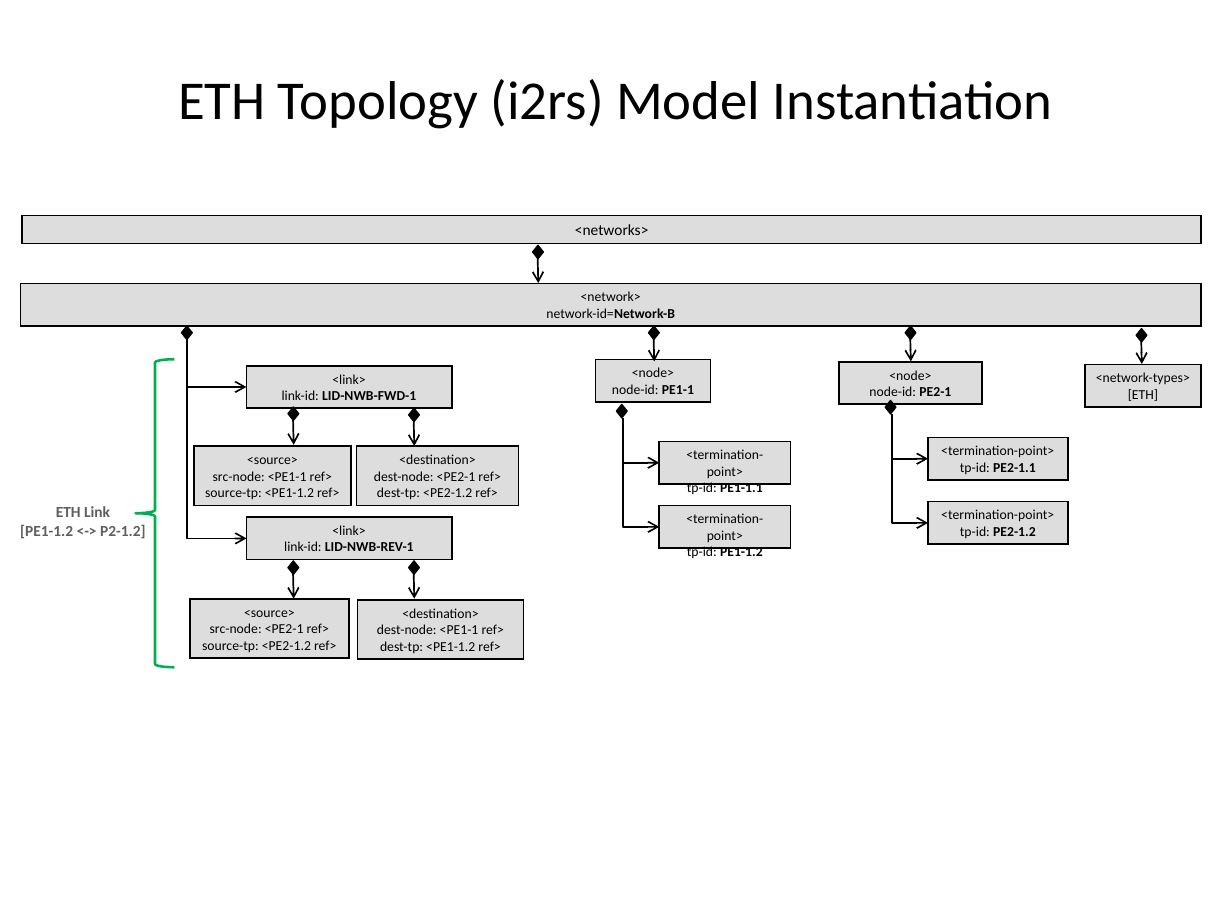
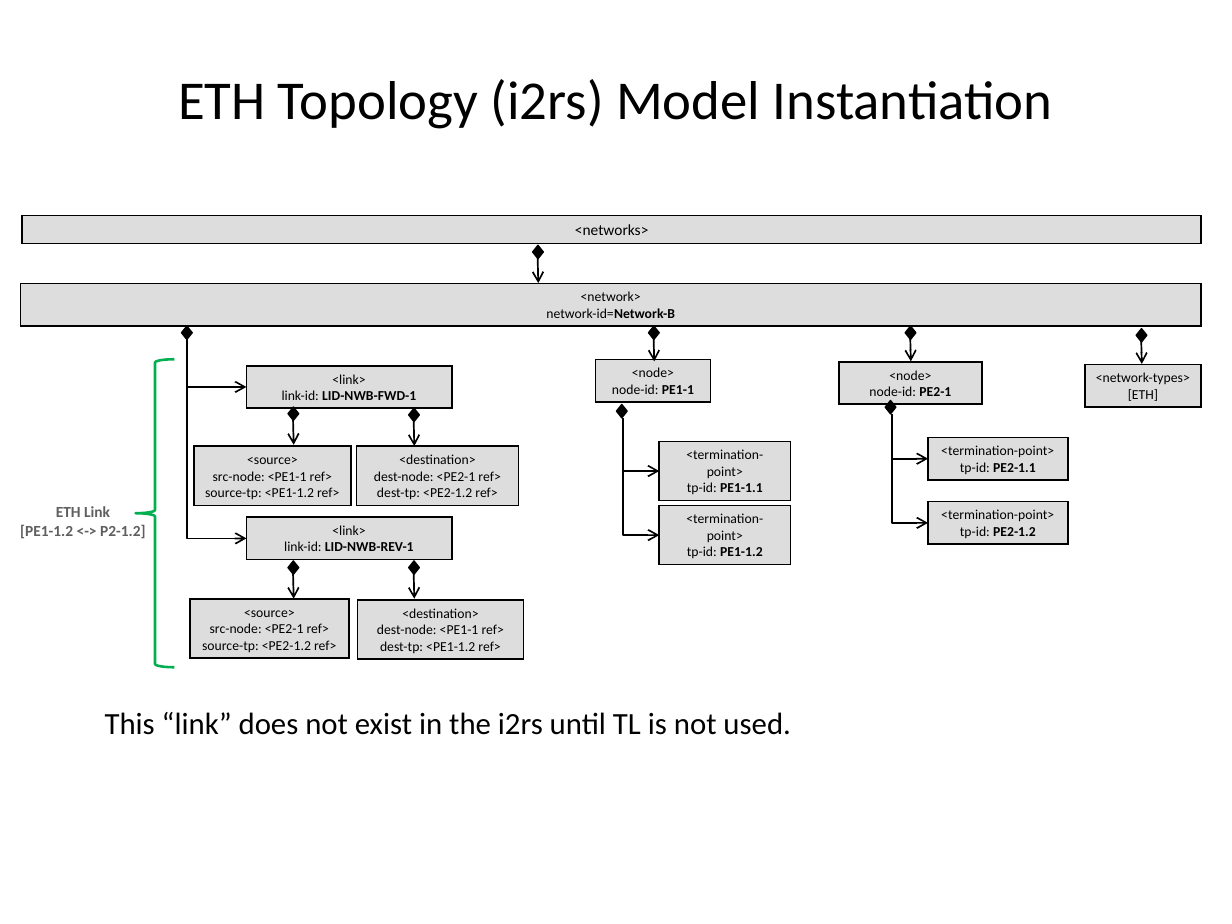
Before and after one commit to TransportModels/IETF-Transport-Modeling, a slide deck: slide 9 of Transport-UseCases/UC#2_P2P_SingleProvider_MultiLayerTopology.pptx (slide 5 before the commit). Drawn at 1232x924 pixels with LibreOffice and Linux fonts; fonts in the diff are those of the drawing. Boxes give left, top, right and bottom in pixels: in the first picture for what was removed or moved away, otherwise in the second. Text is boxed around its words. In the diff, an @@ line names an element or a change of style, - is before the commit and + after.

```diff
--- a/Transport-UseCases/UC#2_P2P_SingleProvider_MultiLayerTopology.pptx
+++ b/Transport-UseCases/UC#2_P2P_SingleProvider_MultiLayerTopology.pptx
@@ elbow arrow moved from (623, 418) - (659, 463) to (623, 418) - (659, 471) @@
@@ rectangle "<termination-point>": place and size @@
-rectangle "<termination-point>" at (659,441,791,484)
+rectangle "<termination-point>" at (659,441,791,500)
@@ elbow arrow moved from (623, 452) - (659, 527) to (623, 452) - (659, 535) @@
@@ rectangle "<termination-point>": place and size @@
-rectangle "<termination-point>" at (659,505,791,548)
+rectangle "<termination-point>" at (659,505,791,564)
@@ text added at (105,712,790,735), 18 pt, text #000000 @@
+This “link” does not exist in the i2rs until TL is not used.
```
Also in this commit, not shown: 4 other slides changed, 11 slides added, 1 slide removed.
